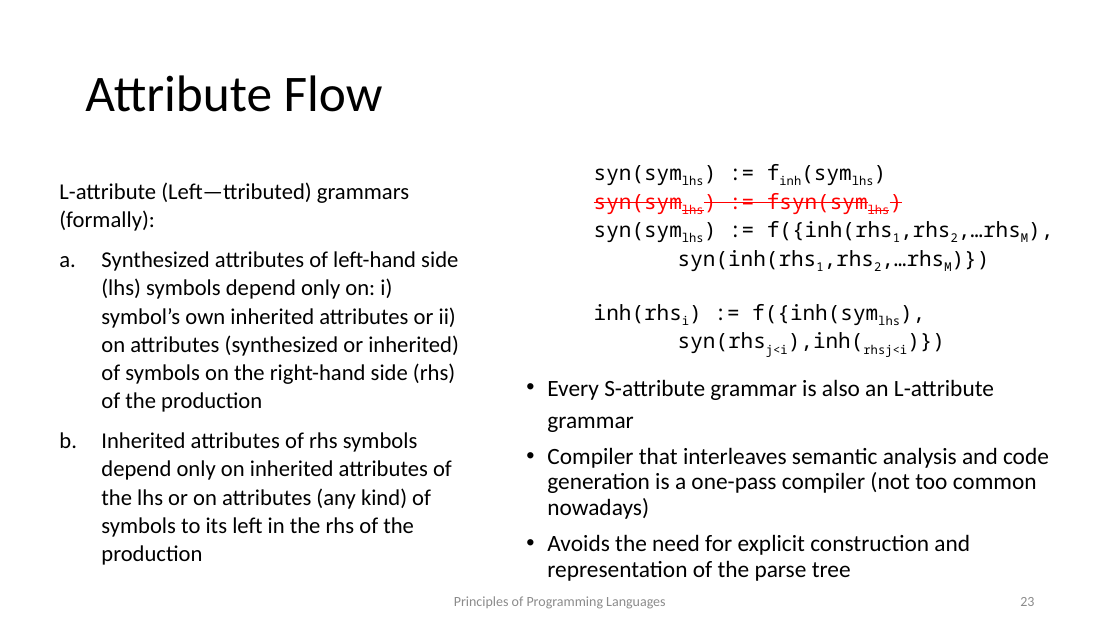
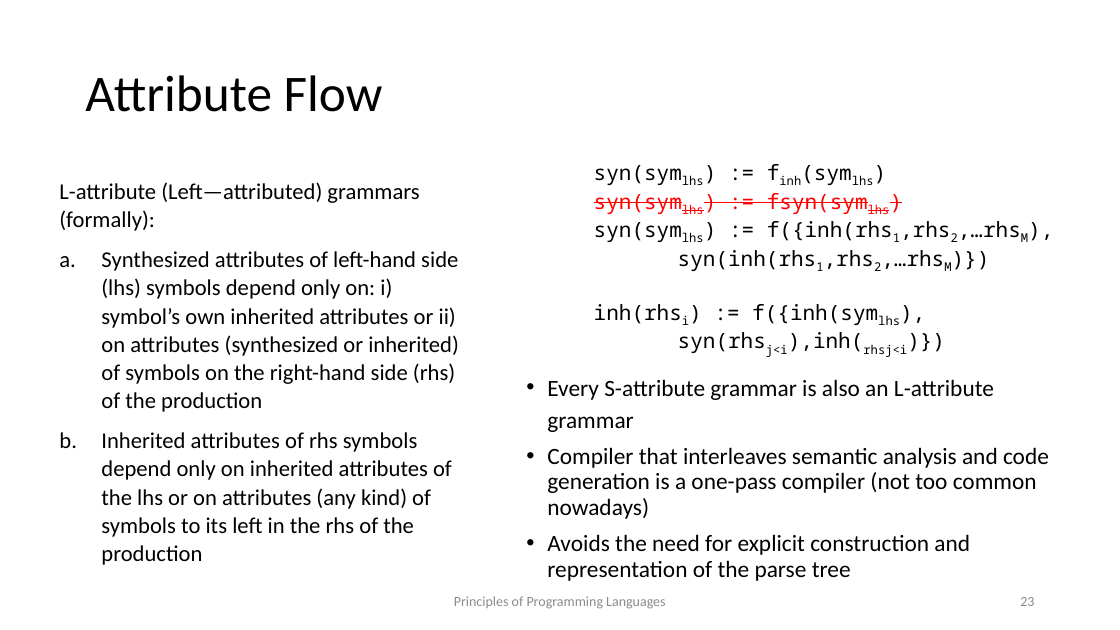
Before and after one commit to kongm/pl-design, a slide deck: slide 23 of semantics.pptx. Drawn at 1120x630 pixels with LibreOffice and Linux fonts; fonts in the diff are those of the drawing. Boxes give left, top, right and bottom in pixels: in the first picture for what was removed or moved away, otherwise in the second. Text is boxed around its words. In the diff, an @@ line names an element or a change of style, - is before the commit and + after.

```diff
--- a/semantics.pptx
+++ b/semantics.pptx
@@ text at box(59, 182, 419, 231): text changed @@
-L-attribute (Left—ttributed) grammars (formally):
+L-attribute (Left—attributed) grammars (formally):
```
Also in this commit, not shown: 3 other slides changed, 3 other files.
